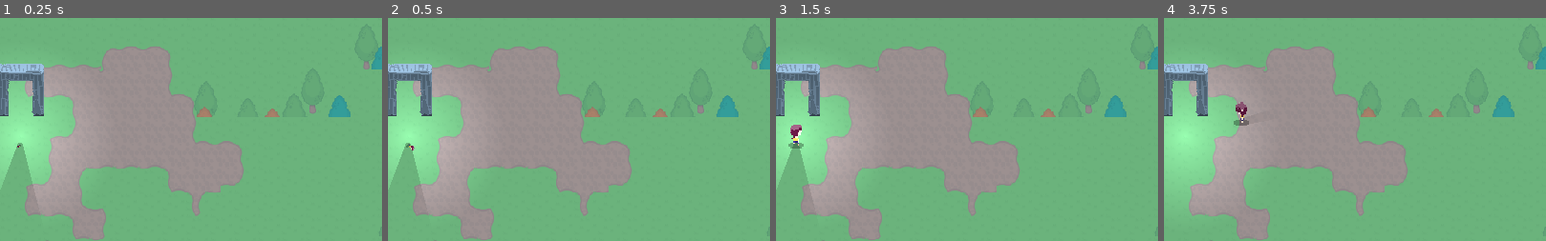
Above: before the commit, frames 1-4 (left to right).
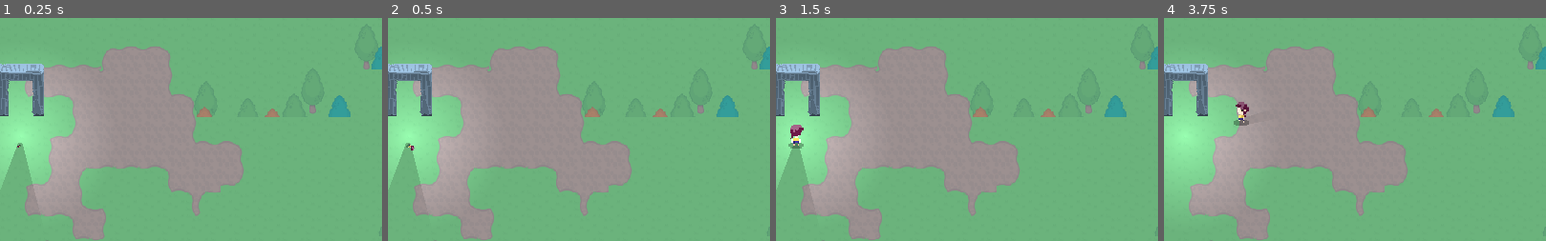
Above: after the commit, the same moments.

Repository: bagedevimo/pxljam19
Game: Godot game, scene res://Game.tscn
Two runs of this game, one before a commit and one after it. Both use one fixed random seed, a clock stepped at 60 frames per second and the inputs below.
Inputs:
- Up to frame 1 (0.25 s): no input
- Up to frame 2 (0.5 s): no input
- Up to frame 3 (1.5 s): tap Enter at 0.5 s; hold Right (ui_right) 0.53-1.28 s; tap Space (ui_select) at 0.77 s; hold Down (ui_down) from 1.28 s (still down)
- Up to frame 4 (3.75 s): tap Space (ui_select) at 1.52, 3.02 s; release Down (ui_down) at 2.03 s; hold Right (ui_right) 2.03-2.78 s; hold Up (ui_up) 2.78-3.53 s; hold Left (ui_left) from 3.53 s (still down)
The pictures show only the part of the screen within x 24-74%, y 10-60%; the shares and areas given below are measured in that part.

The runs differ from the first frame. In frame 1, less than 0.1% of the frame differs, in the area x 5-6%, y 56-58%; in frame 2, less than 0.1%; in frame 3, less than 0.1%; in frame 4, 0.1%, in the area x 18-23%, y 37-48%.

Commit message:
Adds northwest player direction

Diff:
--- a/Player.gd
+++ b/Player.gd
@@ -94,7 +94,7 @@
 			Vector2(-1, -1):
 				$AnimationPlayer.play("WalkWest")
 			Vector2(-1, 0):
-				$AnimationPlayer.play("WalkWest")
+				$AnimationPlayer.play("WalkNorthWest")
 			Vector2(1, 0):
 				$AnimationPlayer.play("WalkEast")
 
--- a/Player.tscn
+++ b/Player.tscn
@@ -112,6 +112,21 @@
 }
 
 [sub_resource type="Animation" id=8]
+resource_name = "WalkNorthWest"
+tracks/0/type = "value"
+tracks/0/path = NodePath("Sprite:region_rect")
+tracks/0/interp = 1
+tracks/0/loop_wrap = true
+tracks/0/imported = false
+tracks/0/enabled = true
+tracks/0/keys = {
+"times": PoolRealArray( 0 ),
+"transitions": PoolRealArray( 1 ),
+"update": 0,
+"values": [ Rect2( 0, 64, 32, 32 ) ]
+}
+
+[sub_resource type="Animation" id=9]
 tracks/0/type = "value"
 tracks/0/path = NodePath("Sprite:region_rect")
 tracks/0/interp = 1
@@ -190,16 +205,17 @@
 texture = ExtResource( 4 )
 offset = Vector2( 0, -12 )
 region_enabled = true
-region_rect = Rect2( 64, 0, 32, 32 )
+region_rect = Rect2( 32, 0, 32, 32 )
 
 [node name="AnimationPlayer" type="AnimationPlayer" parent="."]
-anims/Birth = SubResource( 12 )
+anims/Birth = SubResource( 3 )
 anims/Death = SubResource( 4 )
 anims/WalkEast = SubResource( 5 )
 anims/WalkNorth = SubResource( 6 )
 anims/WalkNorthEast = SubResource( 7 )
-anims/WalkSouth = SubResource( 8 )
-anims/WalkSouthEast = SubResource( 9 )
-anims/WalkSouthWest = SubResource( 10 )
-anims/WalkWest = SubResource( 11 )
+anims/WalkNorthWest = SubResource( 8 )
+anims/WalkSouth = SubResource( 9 )
+anims/WalkSouthEast = SubResource( 10 )
+anims/WalkSouthWest = SubResource( 11 )
+anims/WalkWest = SubResource( 12 )
 [connection signal="animation_finished" from="AnimationPlayer" to="." method="_on_AnimationPlayer_animation_finished"]
Not shown: 5 places in Player.tscn that only renumber resources
